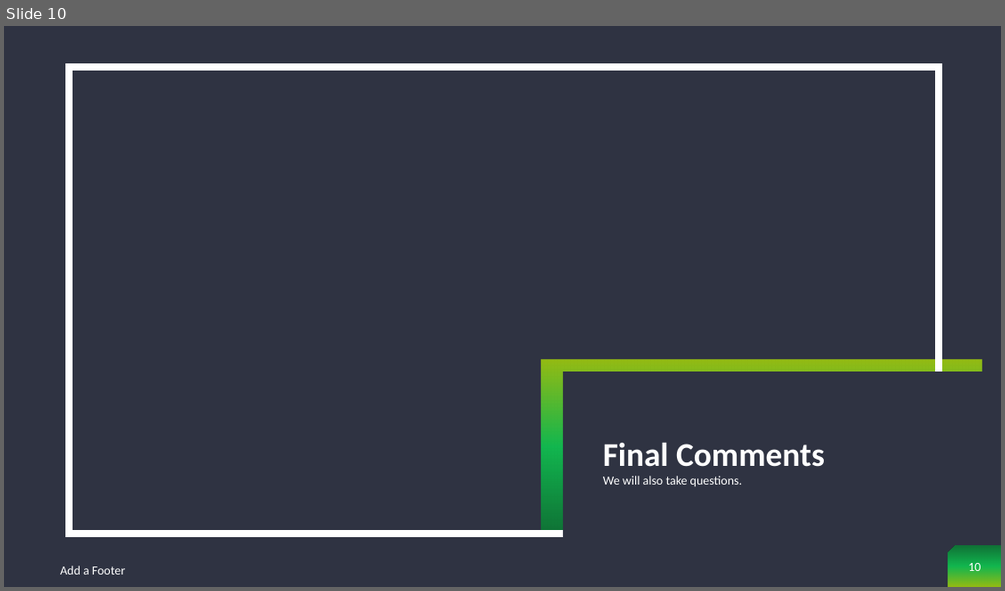
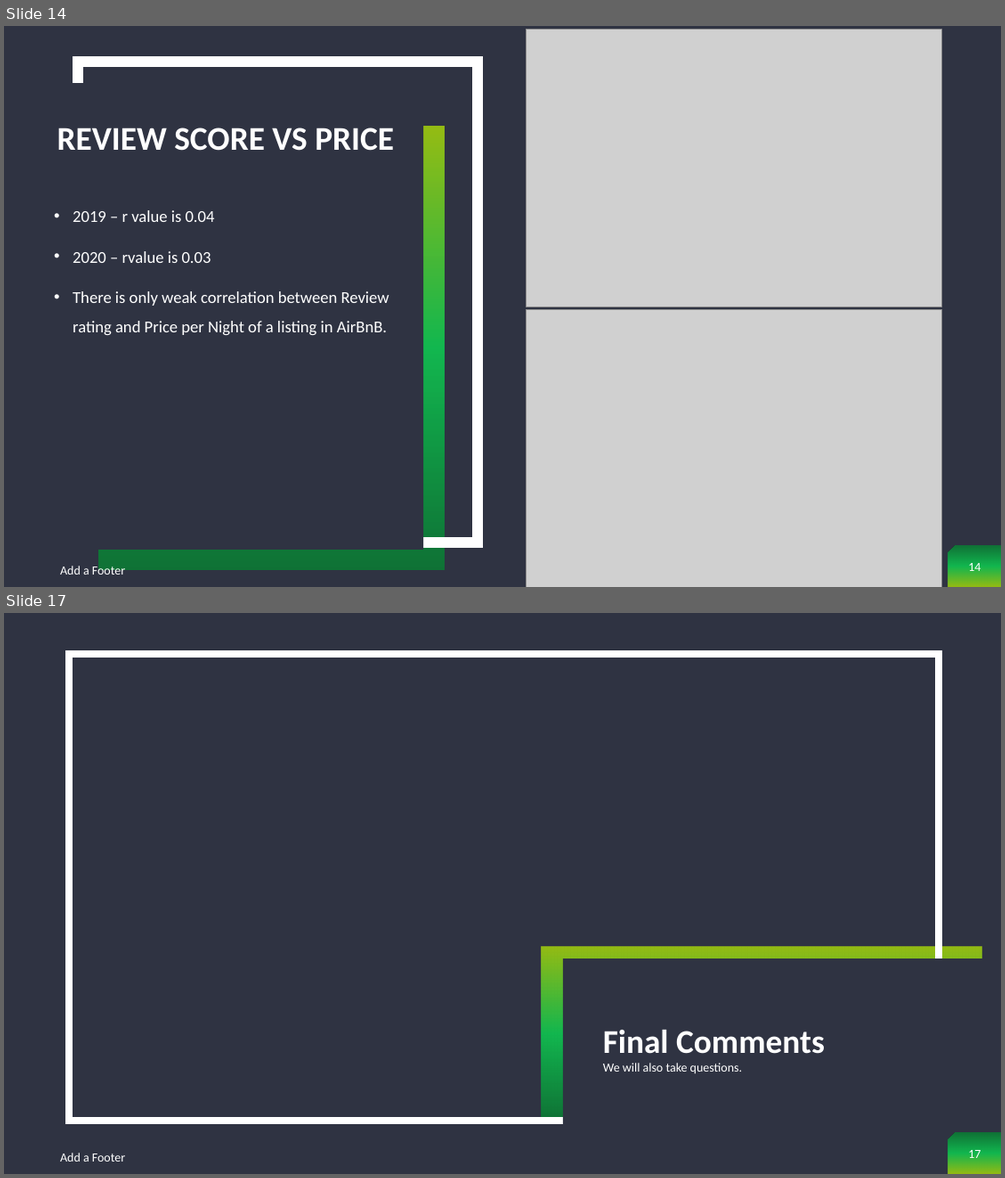
Before and after one commit to cjdance/Project_1, a slide deck: AirBnb Project - Sherin, Neena and Cody.pptx. Shown one above the other, each under a label of ours: slide 10 before the commit, slides 14 and 17 after it; the slides between them are not shown. The pictures are 1005x591 and 1005x1178 pixels, drawn with LibreOffice and Linux fonts; fonts in the diff are those of the drawing; grey boxes stand for pictures; background and template pictures are left out. Boxes give left, top, right and bottom in pixels: in the first picture for what was removed or moved away, otherwise in the second. Text is boxed around its words. In the diff, an @@ line names an element or a change of style, - is before the commit and + after.

Commit message:
Updated presentation slides with all images and commentary from the team.

```diff
--- a/AirBnb Project - Sherin, Neena and Cody.pptx
+++ b/AirBnb Project - Sherin, Neena and Cody.pptx
@@ slide 14 added at [4,26,1001,587], background #2F3342; not listed: 1 template element that a slide beside it also shows @@
@@ picture added at [526,29,942,306] @@
@@ rectangle added at [78,62,478,543], outline #FFFFFF 10 pt @@
@@ rectangle added at [57,83,423,549], fill #2F3342 @@
@@ title added at [57,127,394,151], 32 pt, text #FFFFFF, bold @@
+REVIEW SCORE VS PRICE
@@ rectangle added at [99,127,445,570], fill gradient #038B30 to #05EE55 to #C0F400 @@
@@ text added at [73,210,389,335], 16 pt, text #FFFFFF @@
+• 2019 – r value is 0.04
+• 2020 – rvalue is 0.03
+• There is only weak correlation between Review rating and Price per Night of a listing in AirBnB.
@@ picture added at [526,309,942,587] @@
@@ text added at [60,564,125,578], 12 pt, text #FFFFFF @@
+Add a Footer
@@ page number added at [968,563,980,571], 12 pt, text #FFFFFF @@
+14
@@ what was slide 10 is now slide 17 @@
@@ page number at [968,1150,980,1158]: text changed @@
-10
+17
```
Also in this commit, not shown: 3 slides changed, 6 other slides added, 1 slide removed.
